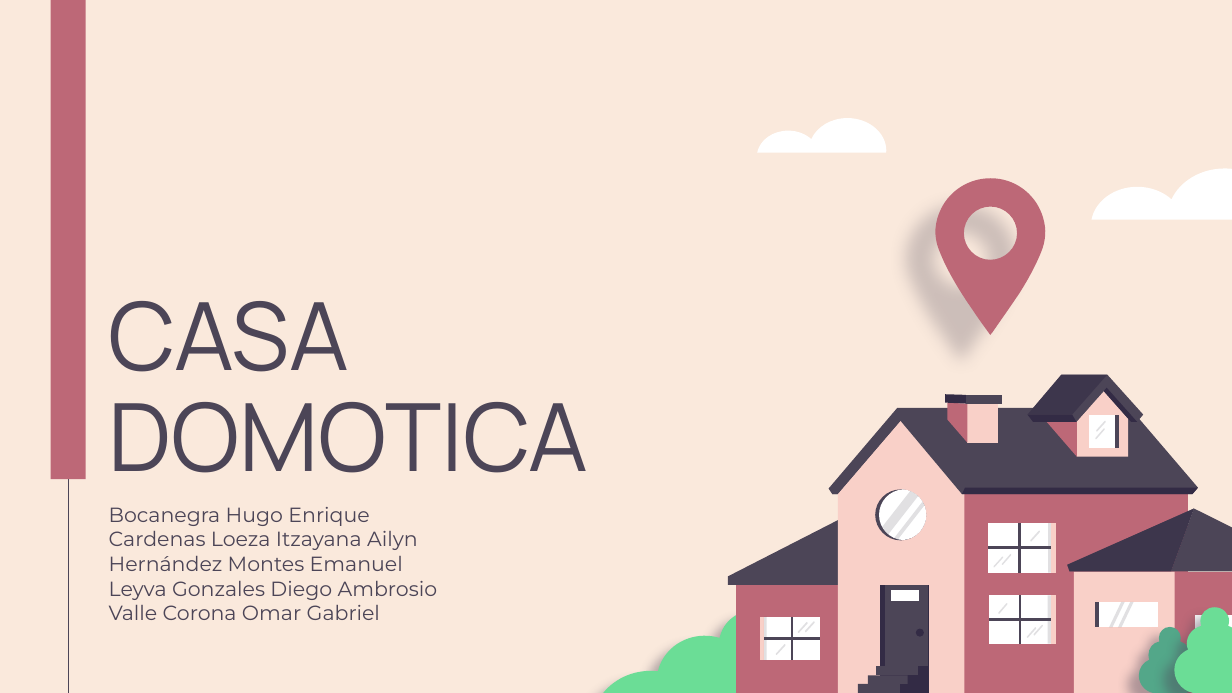
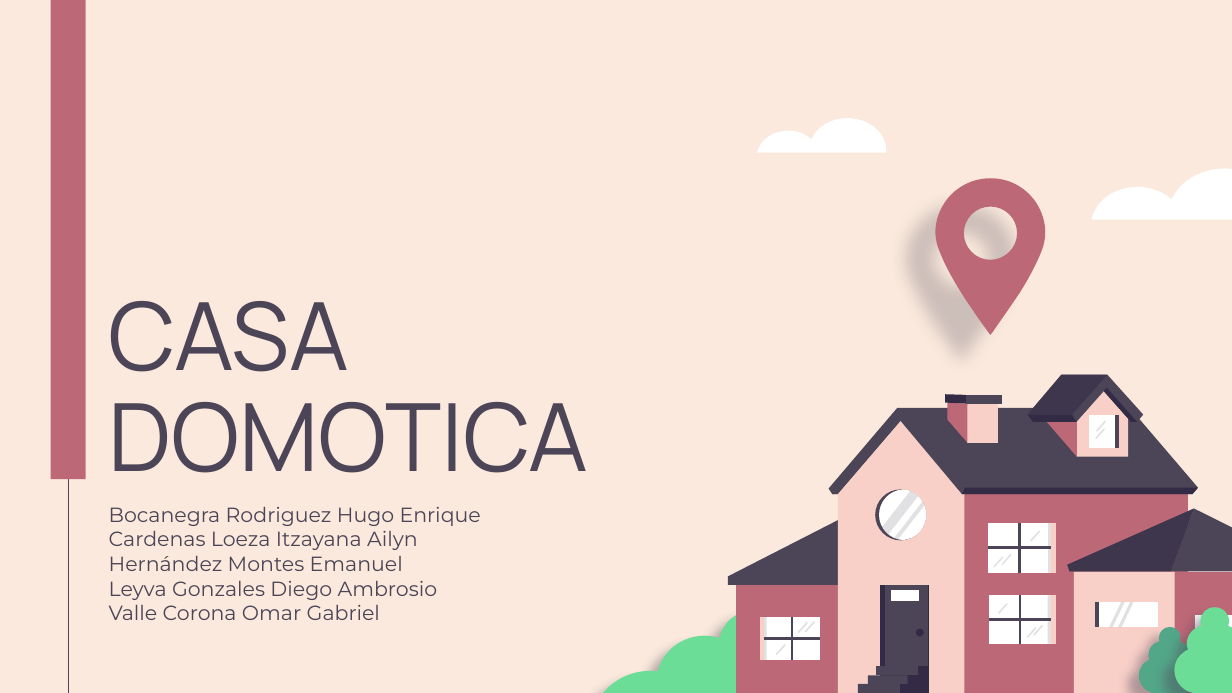
Before and after one commit to EmanuelHMontes/ProyectoCasa, a slide deck: slide 1 of Doc.Presentacion/proyecto documento.pptx. Drawn at 1232x693 pixels with LibreOffice and Linux fonts; fonts in the diff are those of the drawing. Boxes give left, top, right and bottom in pixels: in the first picture for what was removed or moved away, otherwise in the second. Text is boxed around its words. In the diff, an @@ line names an element or a change of style, - is before the commit and + after.

```diff
--- a/Doc.Presentacion/proyecto documento.pptx
+++ b/Doc.Presentacion/proyecto documento.pptx
@@ subtitle at (109, 507, 481, 526): text changed @@
-Bocanegra Hugo Enrique
+Bocanegra Rodriguez Hugo Enrique
```
Also in this commit, not shown: 3 other slides changed, 2 other files.
